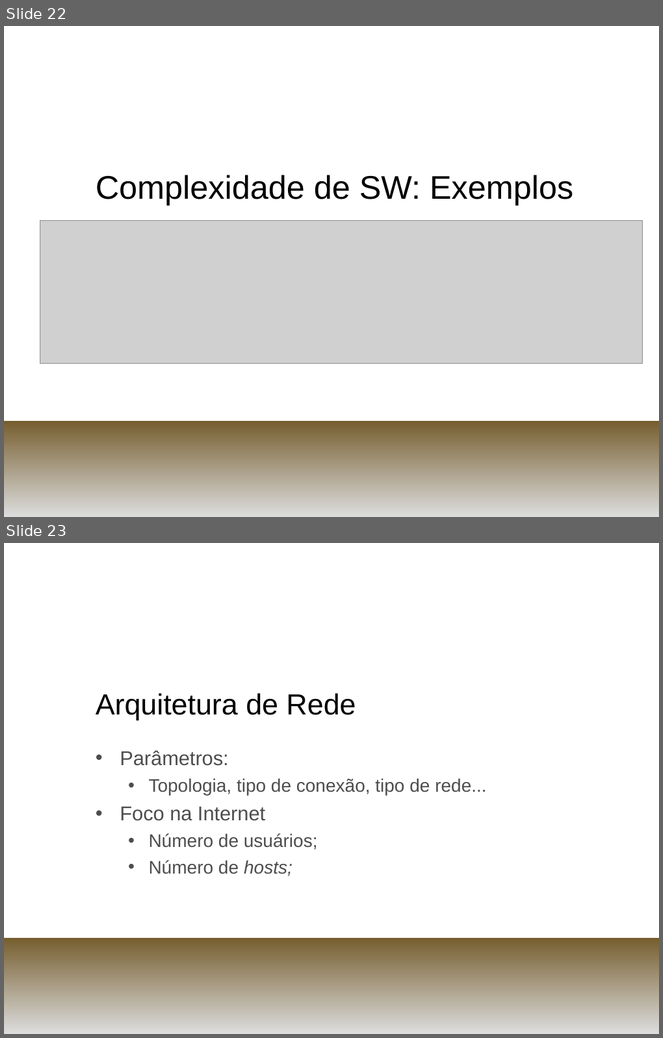
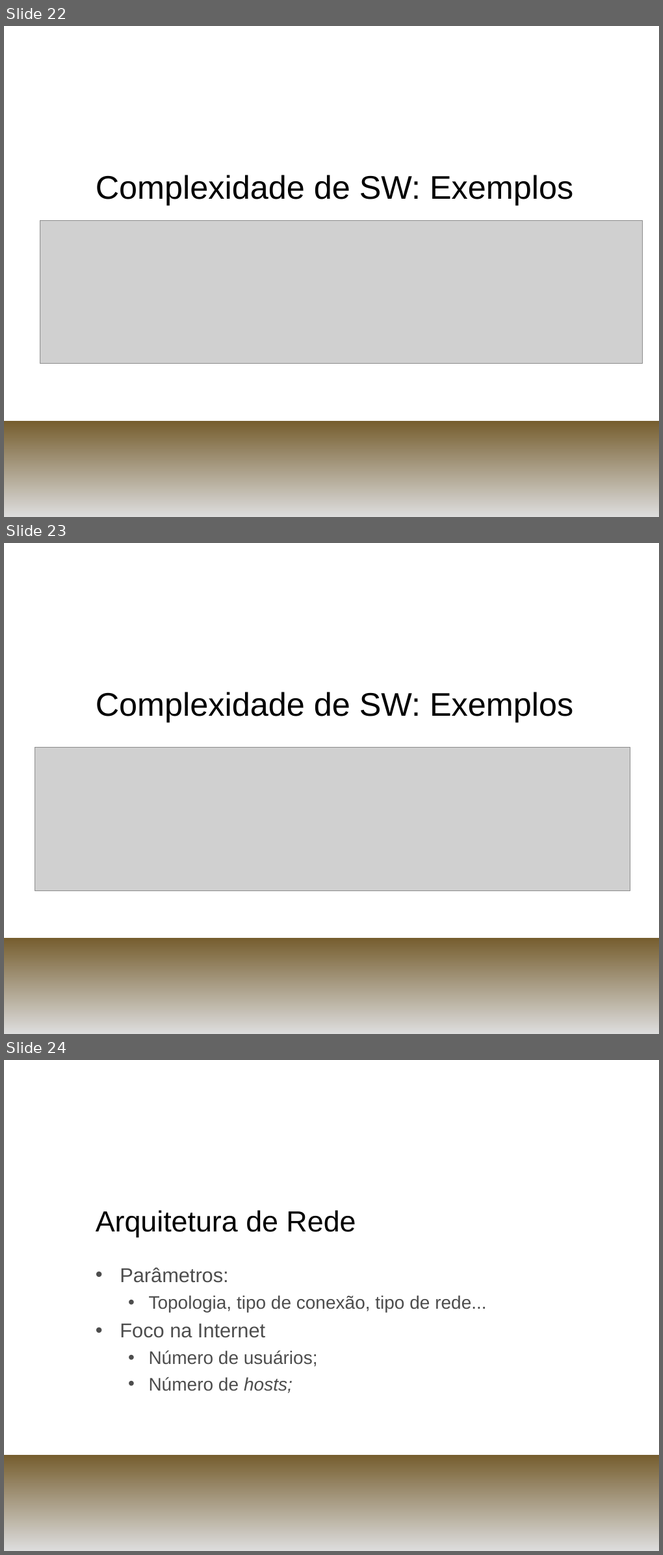
Before and after one commit to henriquekano/horie-dev, a slide deck: trunk/Documents/PCS 2058 - Engenharia de Informação/Systems Complexity/parv.ppt. Shown one above the other, each under a label of ours: slides 22 and 23 before the commit, slides 22, 23 and 24 after it. The pictures are 663x1038 and 663x1555 pixels, drawn with LibreOffice and Linux fonts; fonts in the diff are those of the drawing; grey boxes stand for pictures; background and template pictures are left out. Boxes give left, top, right and bottom in pixels: in the first picture for what was removed or moved away, otherwise in the second. Text is boxed around its words. In the diff, an @@ line names an element or a change of style, - is before the commit and + after.

```diff
--- a/trunk/Documents/PCS 2058 - Engenharia de Informação/Systems Complexity/parv.ppt
+++ b/trunk/Documents/PCS 2058 - Engenharia de Informação/Systems Complexity/parv.ppt
@@ slide 23 added at (4, 543, 659, 1034), background picture (left out); not listed: 1 template element that a slide beside it also shows @@
@@ title added at (96, 692, 573, 722), 36 pt, text #000000 @@
+Complexidade de SW: Exemplos
@@ picture added at (35, 748, 631, 891) @@
@@ what was slide 23 is now slide 24 @@
```
